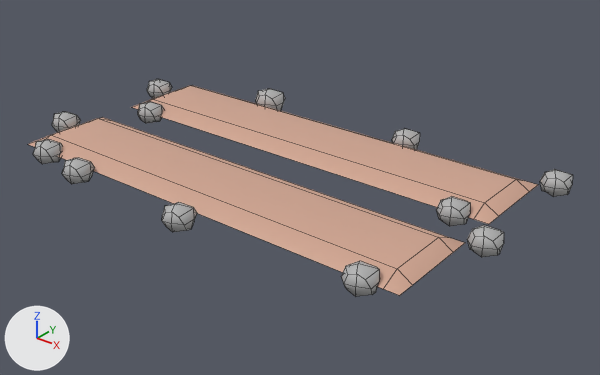
The FBX model Assets/Meshes/Farm.fbx as it was, and as the next commit left it.
Rendered twice from a camera (50 mm lens) standing at (0.086, -0.0989, 0.0594) and looking at (0.0053, 0.002, -0.0031). The axes (+X, +Y, +Z) are drawn at lower left. The lights are the same throughout. Mesh edges are drawn as thin lines. Where no turn or scale is listed for an object, it has been applied to the vertices.

The first picture shows 'Farm'.
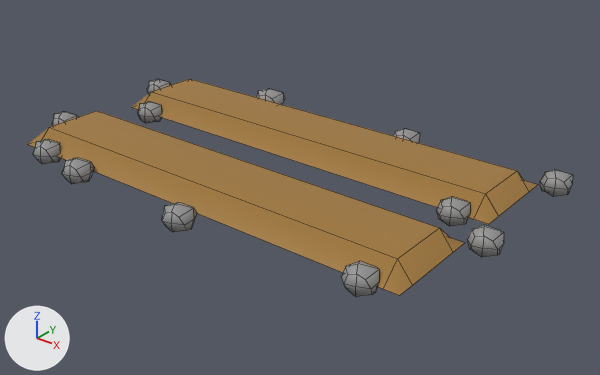
Where the newer file only moved an object's origin or applied its transform, the numbers keep the older frame.

The change, as JSON lines over the scene's bpy script:
```json
{"op": "add", "block": "img_objecttexture_png", "code": ["img_objecttexture_png = load_image('ObjectTexture.png', '../Textures/ObjectTexture.png', 256, 256, 'sRGB')"]}
{"op": "add", "block": "mat_genericobject", "code": ["mat_genericobject = principled_material('GenericObject')", "mat_genericobject.texture = img_objecttexture_png"]}
{"block": "me_mesh", "where": "# used by ob_farm; location = (-0.0004, 0.0001, 0.0011)"}
{"block": "me_mesh", "where": "# before: 139 (-0.0365, 0.0068, 0.001) at pixel (151, 98), 140 (-0.0365, 0.0176, 0.001) at pixel (190, 85), 143 (0.0378, 0.0068, 0.001) at pixel (484, 202), 144 (0.0378, 0.0176, 0.001) at pixel (516, 179), 207 (-0.0365, -0.0177, 0.001) at pixel (50, 134)"}
{"block": "me_mesh", "where": "# before: 208 (-0.0365, -0.007, 0.001) at pixel (97, 118), 211 (0.0378, -0.0177, 0.001) at pixel (397, 268), 212 (0.0378, -0.007, 0.001) at pixel (438, 237)"}
{"op": "remove", "block": "me_mesh", "code": "me_mesh.from_pydata(...)  # 344 vertices, 306 faces; spans x -0.045..0.045, y -0.0264..0.0264, z -0.0024..0.0024"}
{"op": "remove", "block": "me_mesh", "code": "me_mesh.materials.append(mat_lambert2)  # beige #d2a691"}
{"op": "add", "block": "me_mesh", "code": "me_mesh.from_pydata(...)  # 344 vertices, 306 faces; spans x -0.045..0.045, y -0.0264..0.0264, z -0.0024..0.0025"}
{"block": "me_mesh", "change": "me_mesh part 1"}
{"op": "add", "block": "me_mesh", "code": "for i in [139, 140, 143, 144, 207, 208, 211, 212]: me_mesh.vertices[i].co += Vector((0.0, 0.0, 0.0015))"}
{"block": "me_mesh", "change": "me_mesh part 2: 288 faces spanning x -0.045..0.045, y -0.0264..0.0264, z -0.0024..0.0024 switch from mat_rock (grey #b3b3b3) to mat_genericobject (picture img_objecttexture_png)"}
```

Where the change shows, as pixel boxes [x1, y1, x2, y2] in the pictures (600 x 375 px; the box of a moved part takes in the faces that stretch with it):
```json
{"part": 1, "of": "me_mesh", "change": "moved or reshaped", "before": [28, 85, 538, 295], "after": [28, 79, 538, 295]}
{"part": 2, "of": "me_mesh", "change": "recoloured", "before": [33, 79, 573, 297], "after": [33, 79, 573, 297]}
```
